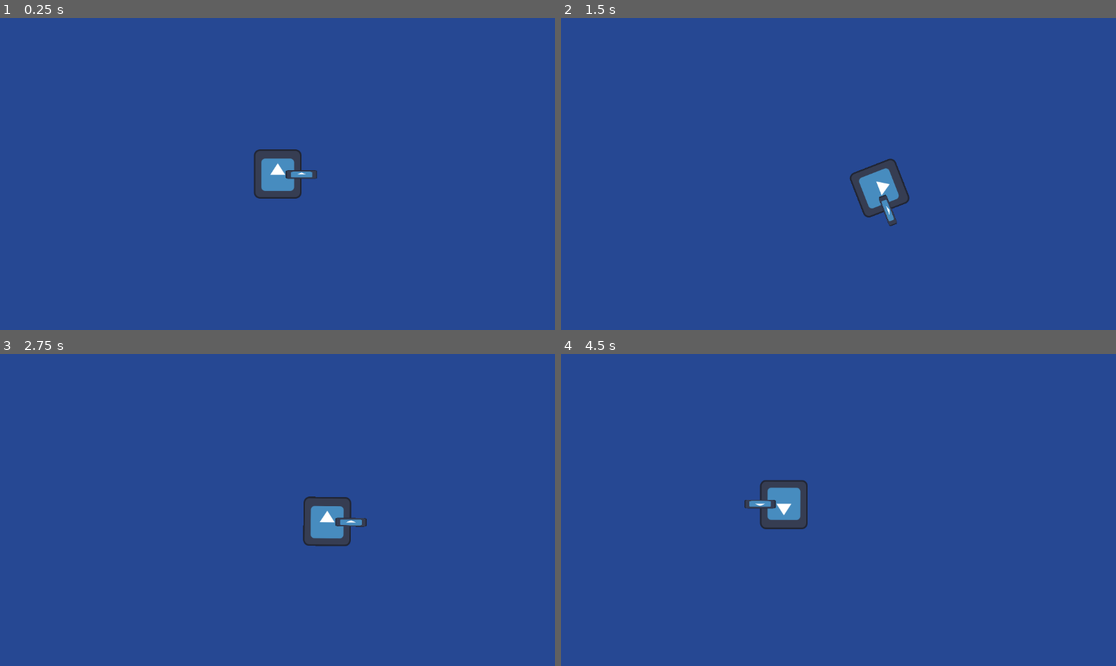
Above: before the commit, frames 1-4 (two rows, left to right).
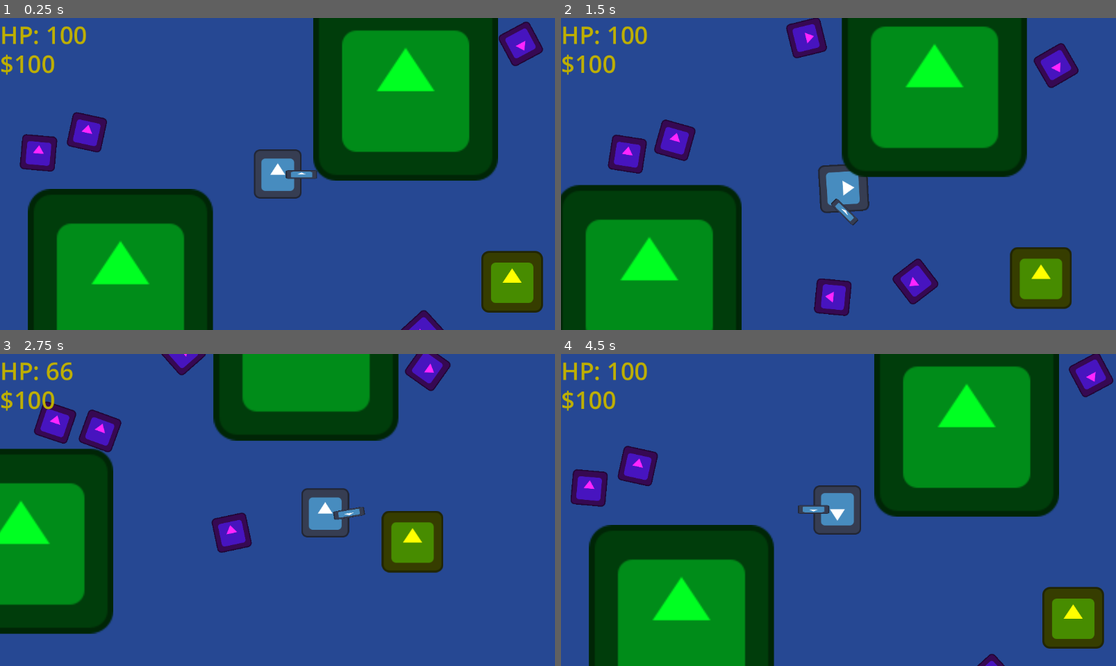
Above: after the commit, the same moments.

Repository: xingjiacheng175-maker/project-convoy
Game: Godot game, scene res://world.tscn
Same seed, same stepped clock (60 frames per second), same inputs: the game is played once before the commit and once after it. Before the commit the project starts from res://player.tscn. The engine's default icon, where the game draws it, is replaced by a stand-in: a white triangle on a blue panel in a dark square.
Inputs:
- Up to frame 1 (0.25 s): no input
- Up to frame 2 (1.5 s): hold Right (ui_right) 0.53-1.28 s; hold Down (ui_down) from 1.28 s (still down)
- Up to frame 3 (2.75 s): release Down (ui_down) at 2.03 s; hold Right (ui_right) from 2.03 s (still down)
- Up to frame 4 (4.5 s): release Right (ui_right) at 2.78 s; hold Up (ui_up) 2.78-3.53 s; hold Left (ui_left) from 3.53 s (still down)

The runs differ from the first frame. In frame 1, 37% of the frame differs, in the area x 0-98%, y 0-100%; in frame 2, 41%, in the area x 0-94%, y 0-100%; in frame 3, 28%; in frame 4, 40%.

Commit message:
feat: Implement Port interaction, Money system, and add debug prints

Diff:
--- a/game_ui.gd
+++ b/game_ui.gd
@@ -1,21 +1,49 @@
 extends CanvasLayer
 
 @onready var hp_label = $Label
+@onready var money_label = $MoneyLabel
 @onready var trade_window = $TradeWindow
 @onready var trade_label = $TradeWindow/Label
+@onready var repair_button = $TradeWindow/RepairButton
 
 func _ready():
 	var player = get_tree().get_first_node_in_group("player")
 	if player:
+		print("GameUI found player: ", player)
 		# Update initial value
 		_on_player_hp_changed(player.hp)
-		# Connect signal
+		_on_player_money_changed(player.money)
+
+		# Connect signals
 		if not player.hp_changed.is_connected(_on_player_hp_changed):
 			player.hp_changed.connect(_on_player_hp_changed)
+			print("Connected hp_changed signal")
+		if not player.money_changed.is_connected(_on_player_money_changed):
+			player.money_changed.connect(_on_player_money_changed)
+	else:
+		print("GameUI: Player not found in group 'player'")
+
+	if repair_button:
+		if not repair_button.pressed.is_connected(_on_repair_button_pressed):
+			repair_button.pressed.connect(_on_repair_button_pressed)
 
 func _on_player_hp_changed(new_hp):
+	print("GameUI received hp_changed: ", new_hp)
 	if hp_label:
 		hp_label.text = "HP: " + str(new_hp)
+
+func _on_player_money_changed(amount):
+	if money_label:
+		money_label.text = "$" + str(amount)
+
+func _on_repair_button_pressed():
+	var player = get_tree().get_first_node_in_group("player")
+	if player:
+		if player.change_money(-50):
+			player.heal_full()
+			print("Repaired!")
+		else:
+			print("Not enough cash!")
 
 func on_port_entered(port_name):
 	if trade_window:
--- a/game_ui.tscn
+++ b/game_ui.tscn
@@ -4,7 +4,7 @@
 
 [sub_resource type="LabelSettings" id="LabelSettings_oaw30"]
 font_size = 50
-font_color = Color(1, 0, 0, 1)
+font_color = Color(0.74658775, 0.68730676, 3.85046e-07, 1)
 
 [node name="GameUI" type="CanvasLayer"]
 script = ExtResource("1_ue6oa")
@@ -13,6 +13,13 @@
 offset_right = 54.0
 offset_bottom = 23.0
 text = "HP:100"
+label_settings = SubResource("LabelSettings_oaw30")
+
+[node name="MoneyLabel" type="Label" parent="."]
+offset_top = 60.0
+offset_right = 54.0
+offset_bottom = 120.0
+text = "$100"
 label_settings = SubResource("LabelSettings_oaw30")
 
 [node name="TradeWindow" type="Panel" parent="."]
@@ -29,16 +36,29 @@
 grow_horizontal = 2
 grow_vertical = 2
 
-[node name="Label" type="Label" parent="TradeWindow"]
+[node name="PortLabel" type="Label" parent="TradeWindow"]
 layout_mode = 1
-anchors_preset = -1
+anchors_preset = 10
 anchor_right = 1.0
-anchor_bottom = 0.9850001
-offset_left = -1.0
-offset_right = 1.0
-offset_bottom = -1.5258789e-05
+offset_bottom = 100.0
 grow_horizontal = 2
-grow_vertical = 2
 text = "Welcome to Port"
 horizontal_alignment = 1
 vertical_alignment = 1
+
+[node name="RepairButton" type="Button" parent="TradeWindow"]
+layout_mode = 1
+anchors_preset = 7
+anchor_left = 0.5
+anchor_top = 1.0
+anchor_right = 0.5
+anchor_bottom = 1.0
+offset_left = -60.0
+offset_top = -60.0
+offset_right = 60.0
+offset_bottom = -20.0
+grow_horizontal = 2
+grow_vertical = 0
+text = "Repair ($50)"
+
+[connection signal="pressed" from="TradeWindow/RepairButton" to="." method="_on_repair_button_pressed"]
--- a/player.gd
+++ b/player.gd
@@ -1,11 +1,13 @@
 extends CharacterBody2D
 
 signal hp_changed(new_hp)
+signal money_changed(amount)
 
 @export var max_speed = 400
 @export var friction = 0.1
 
 var hp = 100
+var money = 100
 var is_dead = false
 
 func _ready():
@@ -16,11 +18,23 @@
 		return
 
 	hp -= amount
+	print("Player took damage: ", amount, " New HP: ", hp)
 	emit_signal("hp_changed", hp)
 
 	if hp <= 0:
 		is_dead = true
 		get_tree().call_deferred("reload_current_scene")
+
+func change_money(amount):
+	if amount < 0 and money + amount < 0:
+		return false
+	money += amount
+	money_changed.emit(money)
+	return true
+
+func heal_full():
+	hp = 100
+	hp_changed.emit(hp)
 
 func _physics_process(_delta: float) -> void:
 	var input_vector = Input.get_vector("ui_left", "ui_right", "ui_up", "ui_down")
--- a/project.godot
+++ b/project.godot
@@ -11,7 +11,7 @@
 [application]
 
 config/name="ProjectConvoy"
-run/main_scene="uid://bn46v5uwicdpc"
+run/main_scene="uid://ymvewpyc0hb6"
 config/features=PackedStringArray("4.5", "GL Compatibility")
 config/icon="res://icon.svg"
 
